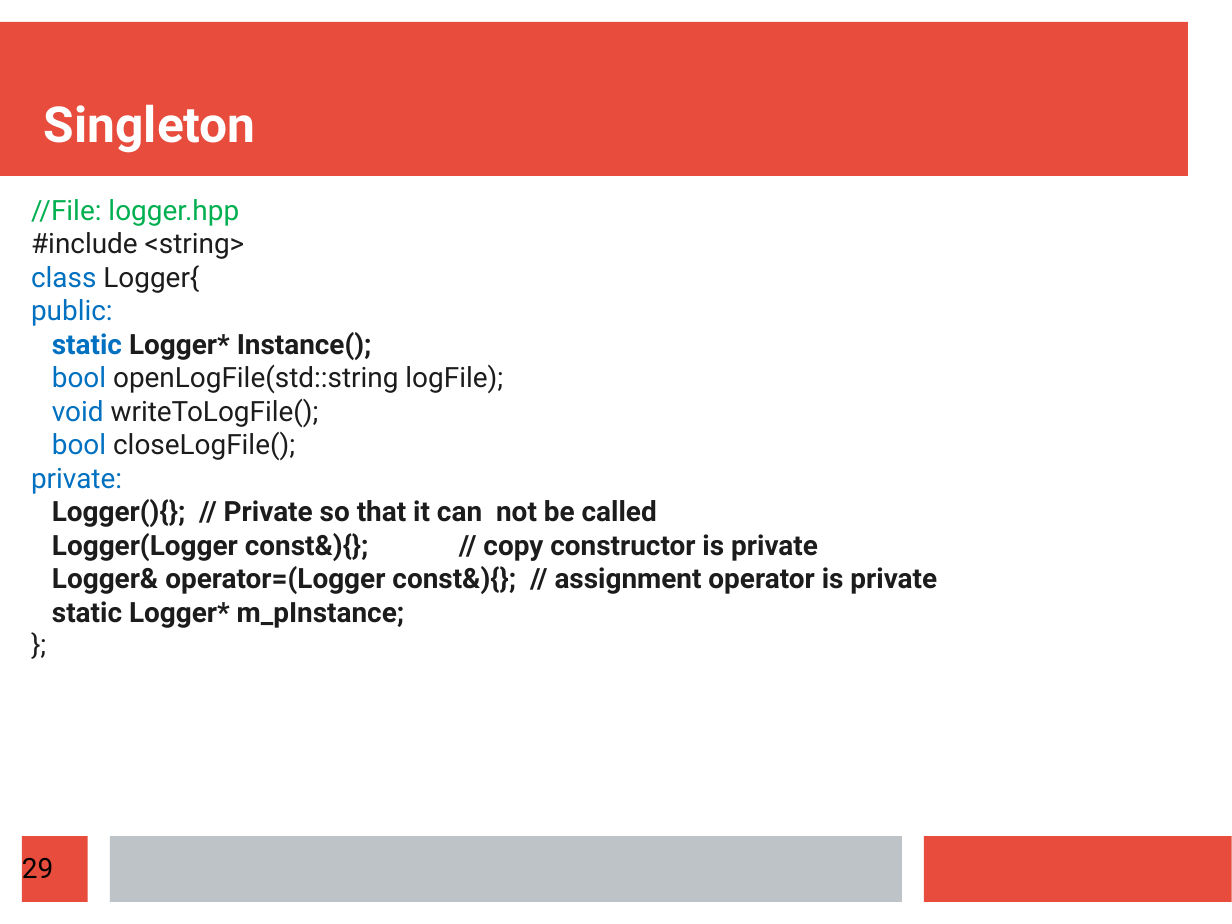
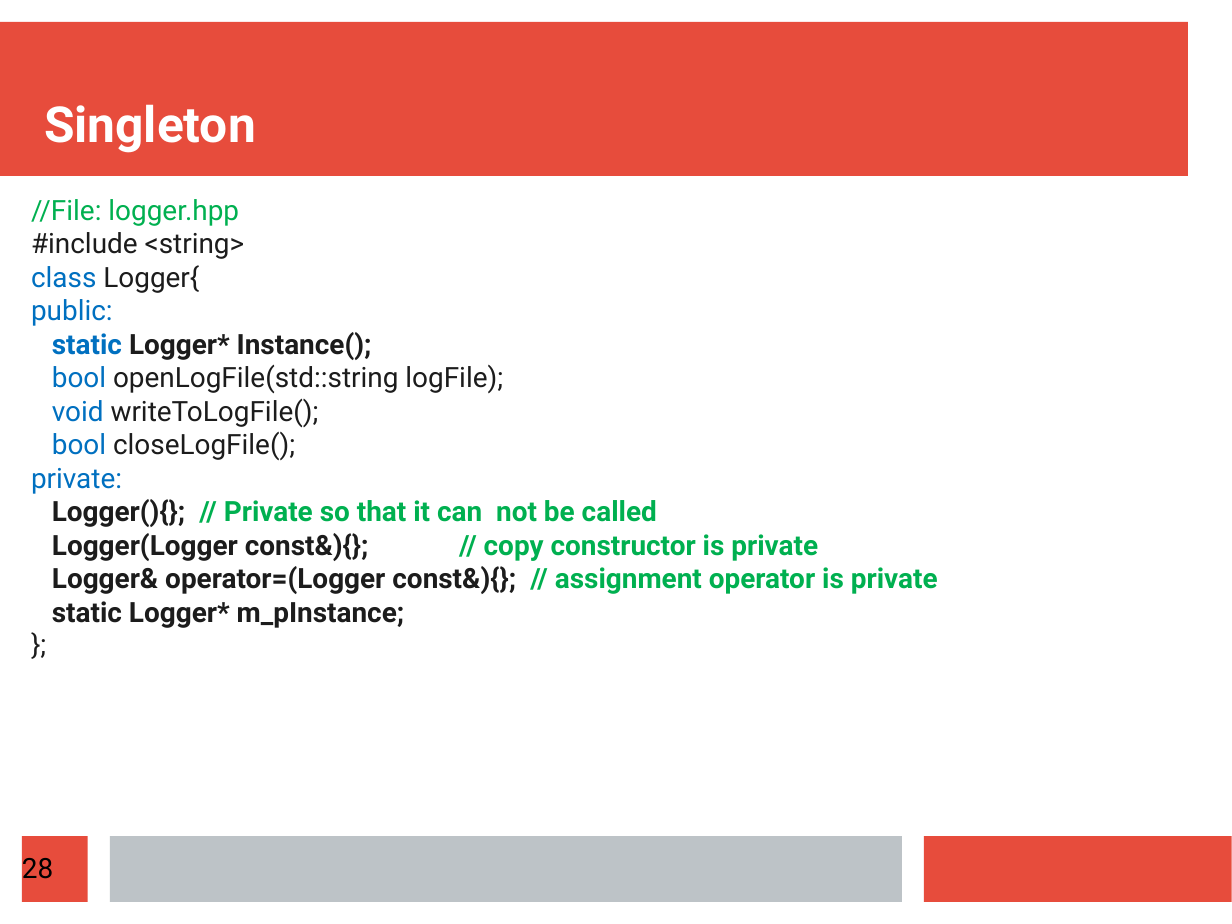
Before and after one commit to mecchmatProjects/CppCourse, a slide deck: slide 28 of Lect08/CppTutorUkr8.ppt (slide 29 before the commit). Drawn at 1232x924 pixels with LibreOffice and Linux fonts; fonts in the diff are those of the drawing. Boxes give left, top, right and bottom in pixels: in the first picture for what was removed or moved away, otherwise in the second. Text is boxed around its words. In the diff, an @@ line names an element or a change of style, - is before the commit and + after.

```diff
--- a/Lect08/CppTutorUkr8.ppt
+++ b/Lect08/CppTutorUkr8.ppt
@@ text "//File: logger.hpp" at (31,199,938,628): text colour #1C1C1C to #00B050 in "// Private so that it can not ...", "// copy constructor is private", "// assignment operator is private" @@
@@ page number at (22,858,53,879): text changed @@
-29
+28
```
Also in this commit, not shown: 16 other slides changed, 1 slide removed, 11 other files.
